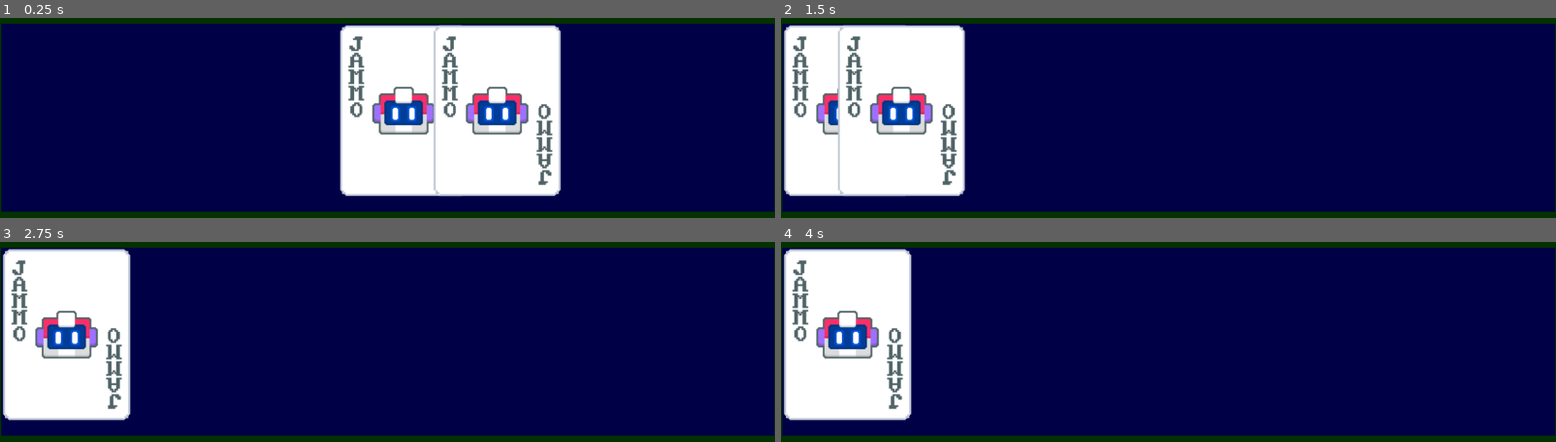
Above: before the commit, frames 1-4 (two rows, left to right).
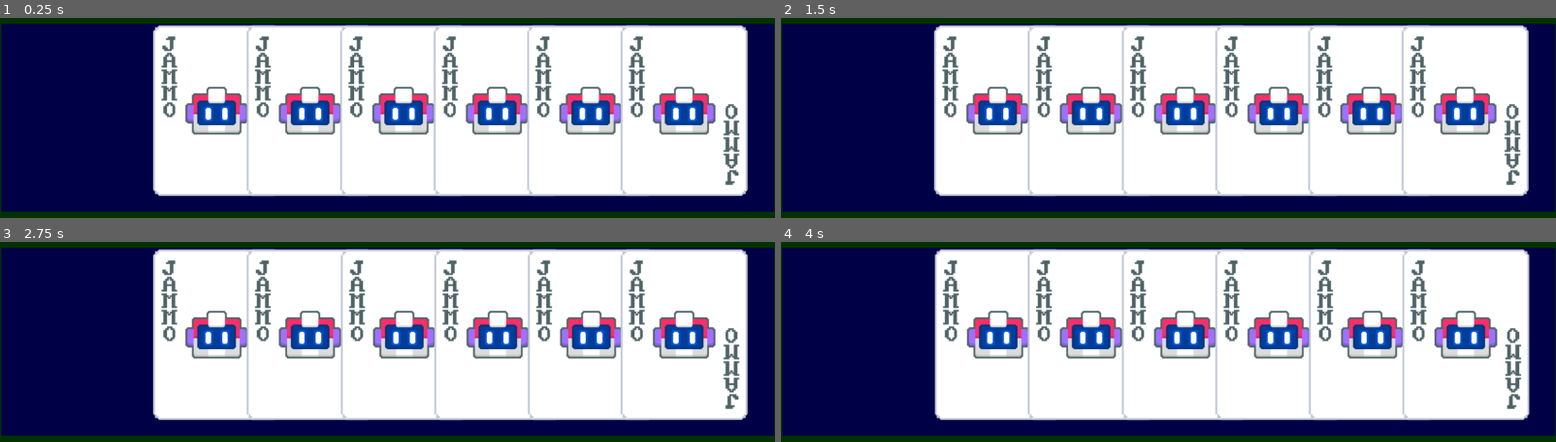
Above: after the commit, the same moments.

Repository: Clovisindo/Balatro-like
Game: Godot game, scene res://scenes/Main.tscn
Two runs of this game, one before a commit and one after it. Both use one fixed random seed, a clock stepped at 60 frames per second and the inputs below.
Inputs (mouse positions are in pixels of both pictures, inside the frame that each line leads up to; where the layout moved, square brackets give the same spot in the first picture):
- Up to frame 1 (0.25 s): no input
- Up to frame 2 (1.5 s): click (1122, 118) at 0.52 s; click (1215, 118) at 1.27 s
- Up to frame 3 (2.75 s): click (527, 342) at 2.02 s
- Up to frame 4 (4 s): click (1401, 342) at 2.77 s; click (936, 342) [781, 342] at 3.5 s

The runs differ from the first frame. In frame 1, 43% of the frame differs, in the area x 19-97%, y 3-90%; in frame 2, 81%, in the area x 0-97%, y 3-90%; in frame 3, 80%; in frame 4, 80%.
Error after the commit: Parse Error: Value of type "Array[Node]" cannot be assigned to a variable of type "Array[Card]". (res://scenes/hand_handler/hand_container.gd:9)

Commit message:
ccreando hand container

Diff:
--- a/scenes/Main.tscn
+++ b/scenes/Main.tscn
@@ -1,7 +1,8 @@
-[gd_scene load_steps=5 format=3 uid="uid://dq7jyexudk5vk"]
+[gd_scene load_steps=6 format=3 uid="uid://dq7jyexudk5vk"]
 
 [ext_resource type="Script" path="res://scenes/main.gd" id="1_w0eo1"]
 [ext_resource type="PackedScene" uid="uid://d315lqvdadrat" path="res://scenes/card/card.tscn" id="2_hva06"]
+[ext_resource type="Script" path="res://scenes/hand_handler/hand_container.gd" id="2_mpdri"]
 
 [sub_resource type="StyleBoxFlat" id="StyleBoxFlat_b67eh"]
 bg_color = Color(0.0117647, 0.196078, 0, 1)
@@ -36,9 +37,22 @@
 layout_mode = 2
 theme_override_constants/separation = 131
 alignment = 1
+script = ExtResource("2_mpdri")
 
 [node name="Card" parent="PanelContainer/HBoxContainer" instance=ExtResource("2_hva06")]
 layout_mode = 2
 
 [node name="Card2" parent="PanelContainer/HBoxContainer" instance=ExtResource("2_hva06")]
 layout_mode = 2
+
+[node name="Card3" parent="PanelContainer/HBoxContainer" instance=ExtResource("2_hva06")]
+layout_mode = 2
+
+[node name="Card4" parent="PanelContainer/HBoxContainer" instance=ExtResource("2_hva06")]
+layout_mode = 2
+
+[node name="Card5" parent="PanelContainer/HBoxContainer" instance=ExtResource("2_hva06")]
+layout_mode = 2
+
+[node name="Card6" parent="PanelContainer/HBoxContainer" instance=ExtResource("2_hva06")]
+layout_mode = 2
--- a/scenes/card/card.gd
+++ b/scenes/card/card.gd
@@ -1,4 +1,7 @@
+class_name Card
+
 extends Button
+
 
 var following_mouse: bool = false
 
@@ -37,7 +40,7 @@
 	else:
 		# drop card
 		following_mouse = false
-		on_return_hand()
+		# on_return_hand()
 
 
 func on_return_hand():
--- /dev/null
+++ b/scenes/hand_handler/hand_container.gd
@@ -0,0 +1,14 @@
+class_name HandHandler
+extends HBoxContainer
+
+
+var selectedCard:Card
+var cards:Array[Card]
+
+func _ready():
+	cards = $"".get_children()
+
+
+func swap_cards(index):
+	var focusedParent = selectedCard
+	var crossedParent = cards[index]
